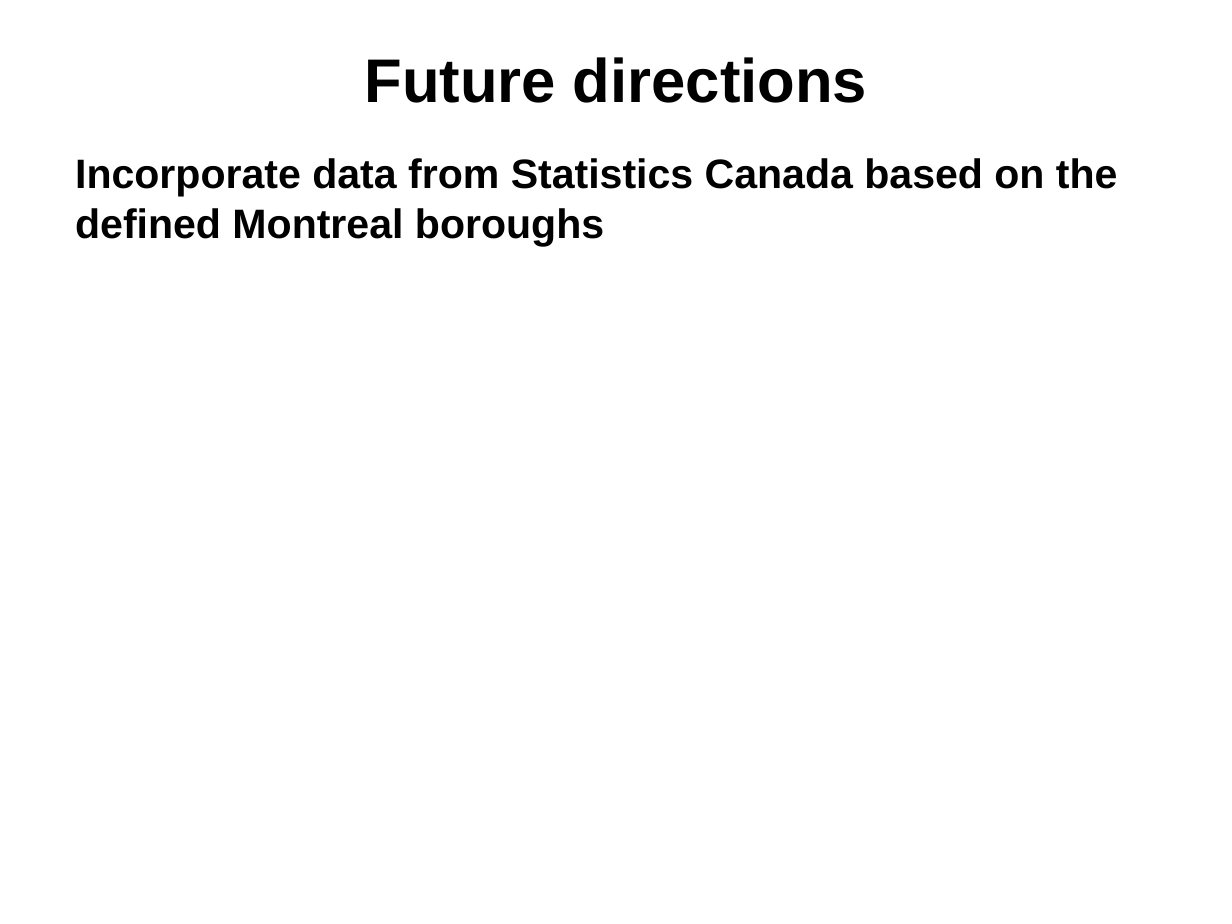
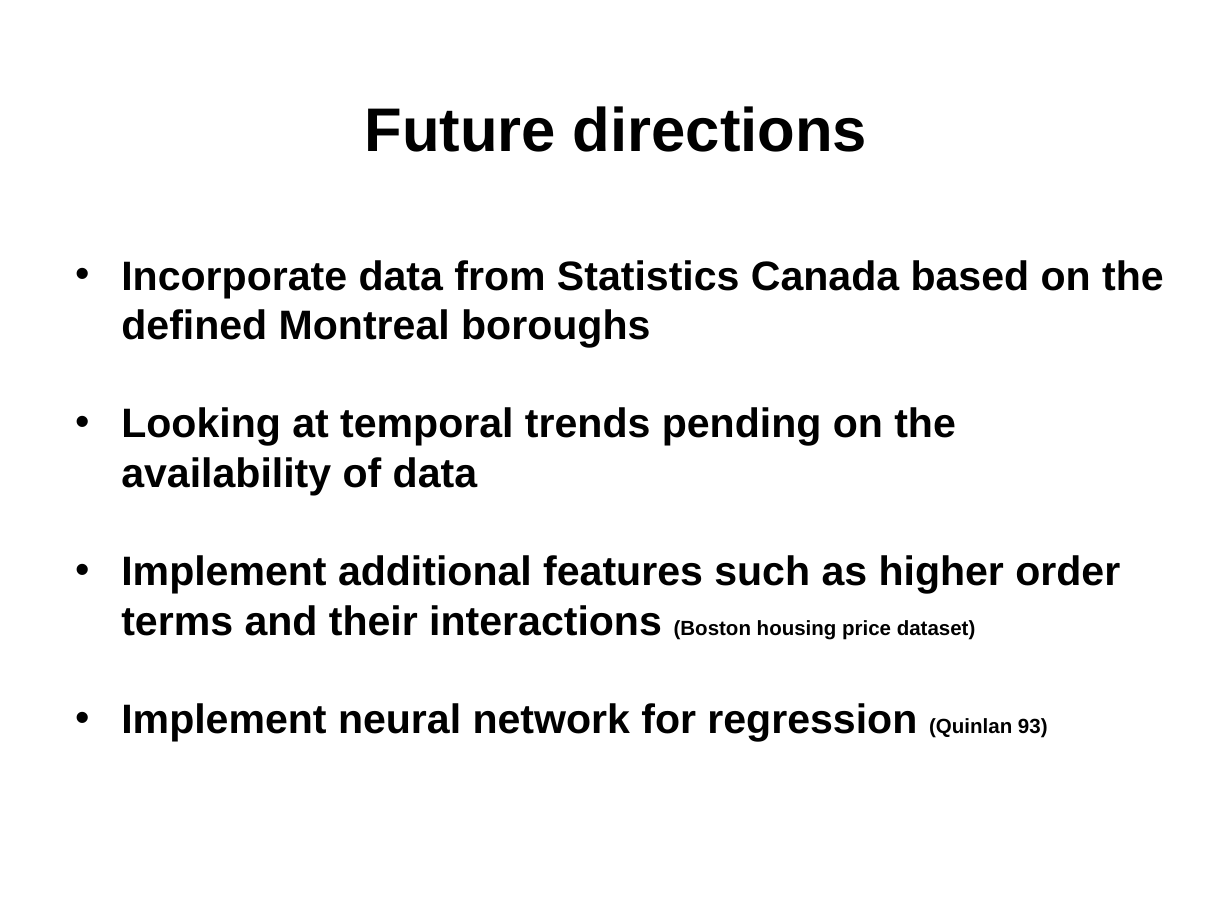
Before and after one commit to npow/centris, a slide deck: slide 7 of presentation/DaveNissanEmil2014MachineLearning.pptx. Drawn at 1232x924 pixels with LibreOffice and Linux fonts; fonts in the diff are those of the drawing. Boxes give left, top, right and bottom in pixels: in the first picture for what was removed or moved away, otherwise in the second. Text is boxed around its words. In the diff, an @@ line names an element or a change of style, - is before the commit and + after.

```diff
--- a/presentation/DaveNissanEmil2014MachineLearning.pptx
+++ b/presentation/DaveNissanEmil2014MachineLearning.pptx
@@ text "Future directions": place and size @@
-text "Future directions" at (364, 57, 867, 103)
+text "Future directions" at (364, 106, 867, 152)
@@ text "Incorporate data from Statistics Canada ...": place and size @@
-text "Incorporate data from Statistics Canada ..." at (75, 158, 1118, 246)
+text "Incorporate data from Statistics Canada ..." at (121, 260, 1164, 741)
@@ text at (121, 260, 1164, 347): bullet none to • @@
@@ text at (121, 407, 1120, 741): paragraphs added @@
+• Looking at temporal trends pending on the availability of data
+• Implement additional features such as higher order terms and their interactions (Boston housing price dataset)
+• Implement neural network for regression (Quinlan 93)
```
Also in this commit, not shown: 2 other slides changed, 1 other file.
